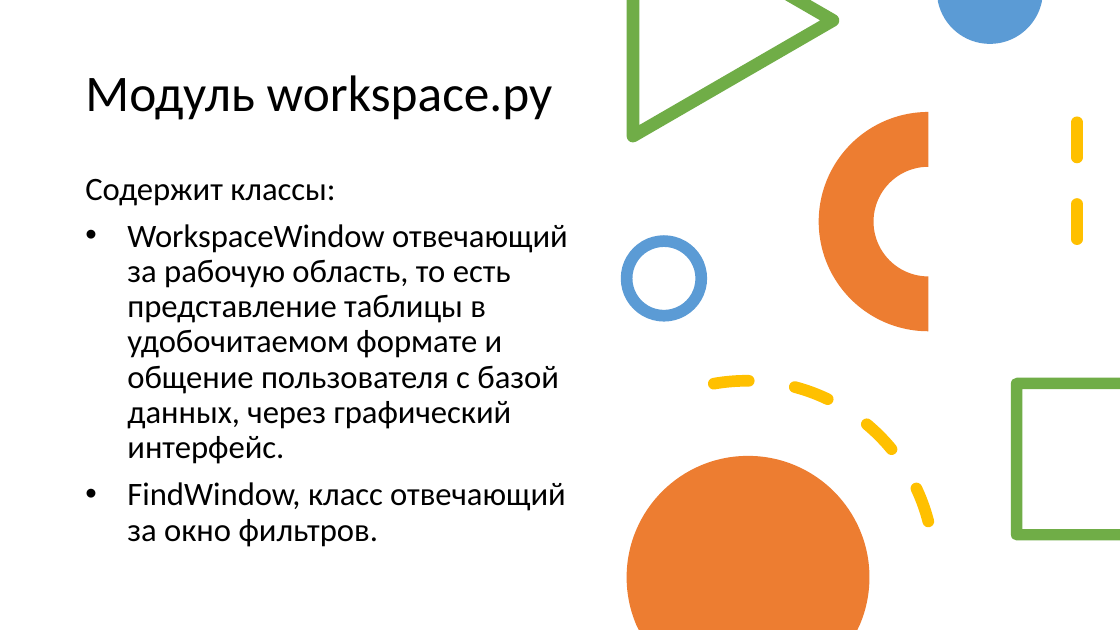
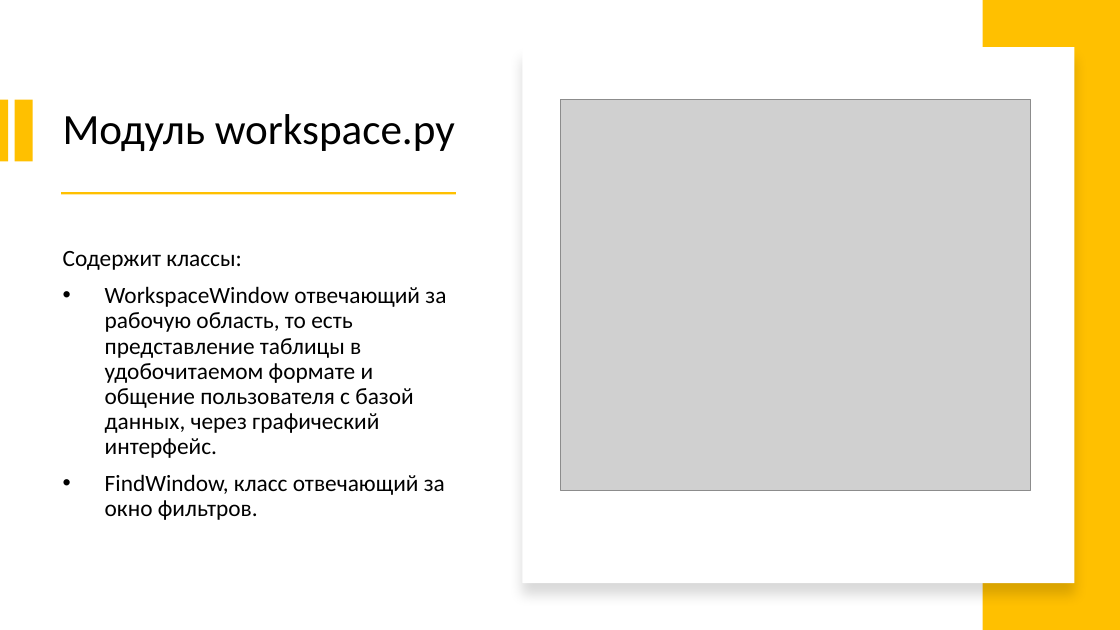
Before and after one commit to I7PoCTo-KoDeP/LyceumProject, a slide deck: slide 7 of LyceumProjectPresentation.pptx. Drawn at 1120x630 pixels with LibreOffice and Linux fonts; fonts in the diff are those of the drawing; grey boxes stand for pictures. Boxes give left, top, right and bottom in pixels: in the first picture for what was removed or moved away, otherwise in the second. Text is boxed around its words. In the diff, an @@ line names an element or a change of style, - is before the commit and + after.

```diff
--- a/LyceumProjectPresentation.pptx
+++ b/LyceumProjectPresentation.pptx
@@ freeform shape removed at (x1=627, y1=0, x2=839, y2=143) @@
@@ freeform shape removed at (x1=938, y1=0, x2=1042, y2=44) @@
@@ rectangle added at (x1=983, y1=0, x2=1120, y2=630), fill #FFC000 @@
@@ rectangle added at (x1=523, y1=47, x2=1075, y2=583), fill #FFFFFF @@
@@ title "Модуль workspace.py" moved from (x1=85, y1=75, x2=553, y2=120) to (x1=63, y1=114, x2=455, y2=151) @@
@@ title "Модуль workspace.py" at (x1=63, y1=114, x2=455, y2=151): size 44 to 37 pt @@
@@ rectangle added at (x1=0, y1=99, x2=8, y2=161), fill #FFC000 @@
@@ rectangle added at (x1=14, y1=99, x2=32, y2=161), fill #FFC000 @@
@@ picture added at (x1=560, y1=100, x2=1031, y2=491) @@
@@ arch (boxed as its full ring) removed at (x1=819, y1=112, x2=1038, y2=331) @@
@@ line removed from (1077, 123) to (1077, 269) @@
@@ rectangle added at (x1=61, y1=192, x2=456, y2=195), fill #FFC000 @@
@@ text "Содержит классы:" moved from (x1=85, y1=178, x2=568, y2=547) to (x1=63, y1=251, x2=446, y2=520) @@
@@ text "Содержит классы:" at (x1=63, y1=251, x2=446, y2=520): size 28 to 20 pt; vertical alignment top to middle @@
@@ ellipse removed at (x1=627, y1=241, x2=702, y2=316) @@
@@ arc (boxed as its full ellipse) removed at (x1=530, y1=351, x2=965, y2=630) @@
@@ freeform shape removed at (x1=1012, y1=378, x2=1120, y2=541) @@
@@ freeform shape removed at (x1=627, y1=456, x2=870, y2=630) @@
```
Also in this commit, not shown: 1 other slide changed, 1 slide added.
